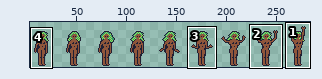
Sprite sheet -- assets/plants/Dryad.png. The first picture is a wide view before the edit; the outline marks the close-up.
Close-up. Before the commit:
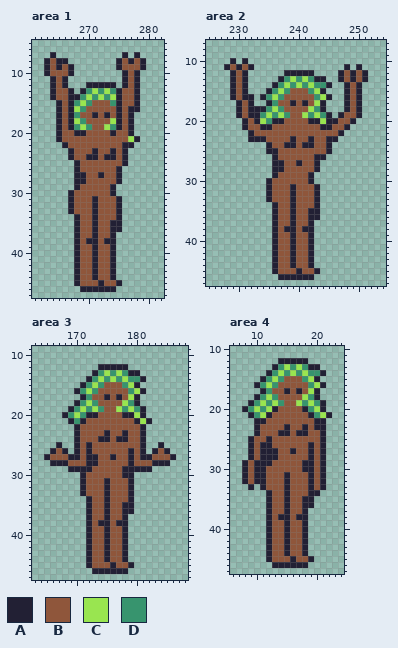
The file is 288x48 pixels. Shown: area 1: x 261..282, y 5..47; area 2: x 225..254, y 7..47; area 3: x 163..188, y 9..47; area 4: x 6..24, y 10..47. The wide view leaves out empty margins. The commit also changed other parts of the picture, which this record leaves out.
Palette (. is transparent): A #222034  B #8f563b  C #99e550  D #37946e
The result:
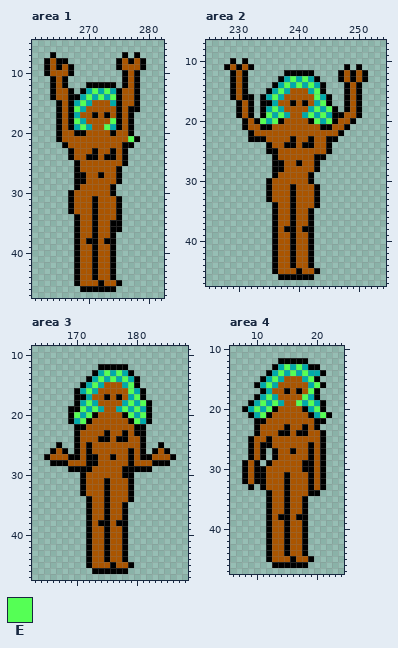
Colours new in this view: E #55ff55
Changes in this commit:
Colour A changes from #222034 to #000000.
Colour B changes from #8f563b to #aa5500.
Colour D changes from #37946e to #00aaaa.
Area 1:
The edit turns colour C into colour E in row 13 at x 271 and 273; in row 14 at x 270, 272 and 274; in row 15 at x 269; in row 16 at x 268; in row 18 at x 268 and 274; in row 19 at x 269 and 273.
The edit turns colour C into colour E in row 21 at x 277.
Area 2:
There is now colour A in row 17 at x 234 and 245; in rows 18 to 19 at x 246.
The edit turns colour D into colour A in row 14 at x 244; in row 19 at x 234.
The edit turns colour A into colour D in row 18 at x 244; in row 19 at x 245.
The edit turns colour C into colour D in row 16 at x 244; in row 17 at x 243; in row 18 at x 242; in row 19 at x 241 and 243; in row 20 at x 244.
There is now colour E in row 18 at x 245.
The edit turns colour A into colour E in row 17 at x 244; in row 20 at x 236, 243 and 245.
The edit turns colour C into colour E in row 13 at x 239 and 241; in row 14 at x 238, 240 and 242; in row 15 at x 237 and 243; in row 16 at x 236; in row 18 at x 236; in row 19 at x 235 and 237.
The edit turns colour C into colour E in row 20 at x 234.
The edit turns colour D into colour E in row 16 at x 243; in row 18 at x 243; in row 19 at x 242 and 244.
The edit erases colour A in row 13 at x 244; in row 14 at x 245; in rows 18 to 19 at x 233; in rows 35 to 36 at x 243.
Area 3:
There is now colour A in row 17 at x 170 and 181; in rows 18 to 20 at x 182.
The edit turns colour B into colour A in row 21 at x 172 and 179; in row 22 at x 171 and 180; in row 23 at x 180.
The edit turns colour D into colour A in row 14 at x 180; in row 19 at x 170; in row 20 at x 169.
The edit turns colour A into colour D in row 18 at x 180; in row 19 at x 181.
The edit turns colour C into colour D in row 16 at x 180; in row 17 at x 179; in row 18 at x 178; in row 19 at x 177 and 179; in row 20 at x 180; in row 21 at x 181.
There is now colour E in row 18 at x 181.
The edit turns colour A into colour E in row 17 at x 180; in row 20 at x 172, 179 and 181; in row 21 at x 171 and 180.
The edit turns colour C into colour E in row 13 at x 175 and 177; in row 14 at x 174, 176 and 178; in row 15 at x 173 and 179; in row 16 at x 172; in row 18 at x 172; in row 19 at x 171 and 173.
The edit turns colour C into colour E in row 20 at x 170.
The edit turns colour D into colour E in row 16 at x 179; in row 18 at x 179; in row 19 at x 178 and 180.
The edit erases colour A in row 13 at x 180; in row 14 at x 181; in row 20 at x 168; in rows 35 to 36 at x 179.
Area 4:
The edit turns colour C into colour E in row 13 at x 15 and 17; in row 14 at x 14, 16 and 18; in row 15 at x 13 and 19; in row 16 at x 12 and 20; in row 17 at x 19; in row 18 at x 12 and 18.
The edit turns colour C into colour E in row 19 at x 11, 13, 17 and 19; in row 20 at x 10, 12 and 20; in row 21 at x 11 and 21.
The edit erases colour A in row 23 at x 21; in rows 27 to 28 at x 12; in row 29 at x 11; in rows 35 to 36 at x 19.
Changed places in both close-ups, as pixel boxes (x1, y1, x2, y2):
changed: (44, 52, 146, 292)
changed: (224, 58, 368, 280)
changed: (44, 364, 176, 574)
changed: (242, 358, 332, 568)
